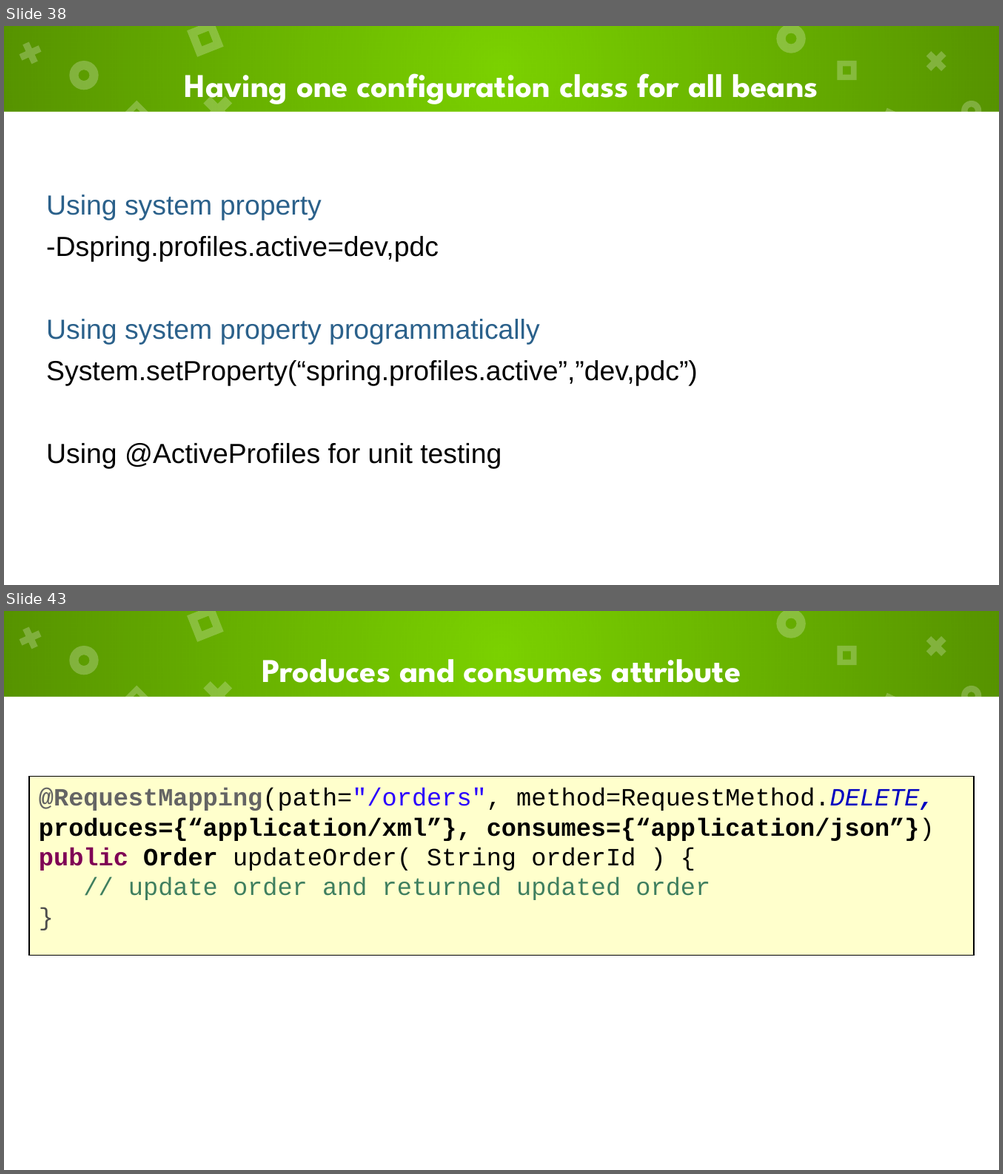
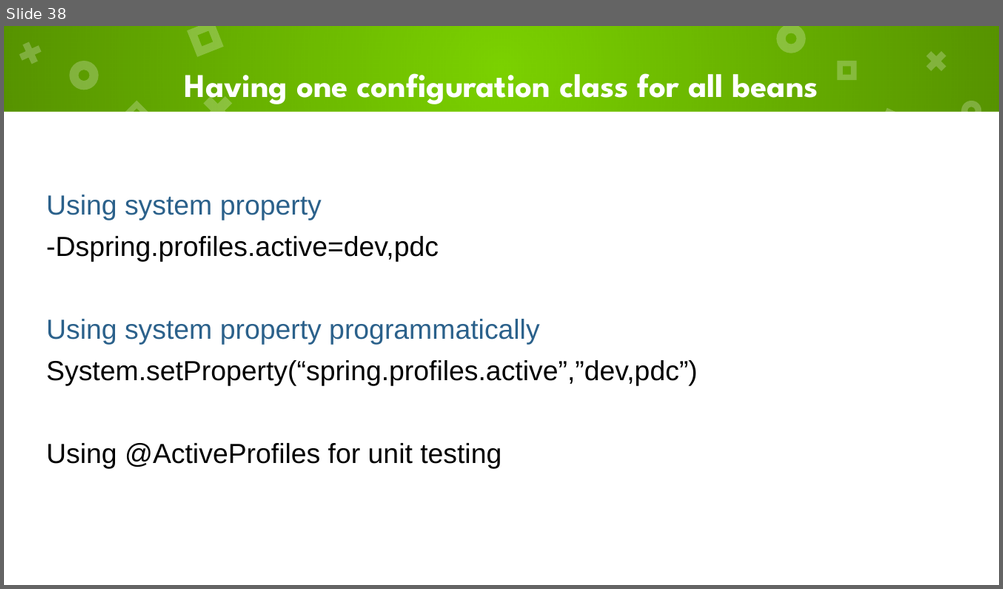
Before and after one commit to digiterati-oct2020/resources, a slide deck: training_materials/01_springcore_intro.pptx. Shown one above the other, each under a label of ours: slides 38 and 43 before the commit, slide 38 after it; the slides between them are not shown. The pictures are 1003x1174 and 1003x589 pixels, drawn with LibreOffice and Linux fonts; fonts in the diff are those of the drawing. Boxes give left, top, right and bottom in pixels: in the first picture for what was removed or moved away, otherwise in the second. Text is boxed around its words. In the diff, an @@ line names an element or a change of style, - is before the commit and + after.

```diff
--- a/training_materials/01_springcore_intro.pptx
+++ b/training_materials/01_springcore_intro.pptx
@@ slide 43 removed at (4,611,999,1170), background #7BD100; not listed: 14 template elements that a slide beside it also shows @@
@@ title removed at (262,659,741,683) @@
-Produces and consumes attribute
@@ freeform shape removed at (29,776,973,955) @@
-@RequestMapping(path="/orders", method=RequestMethod.DELETE, produces={“application/xml”}, consumes={“application/json”})
-public Order updateOrder( String orderId ) {
-// update order and returned updated order
-}
```
Also in this commit, not shown: 5 other slides removed.
